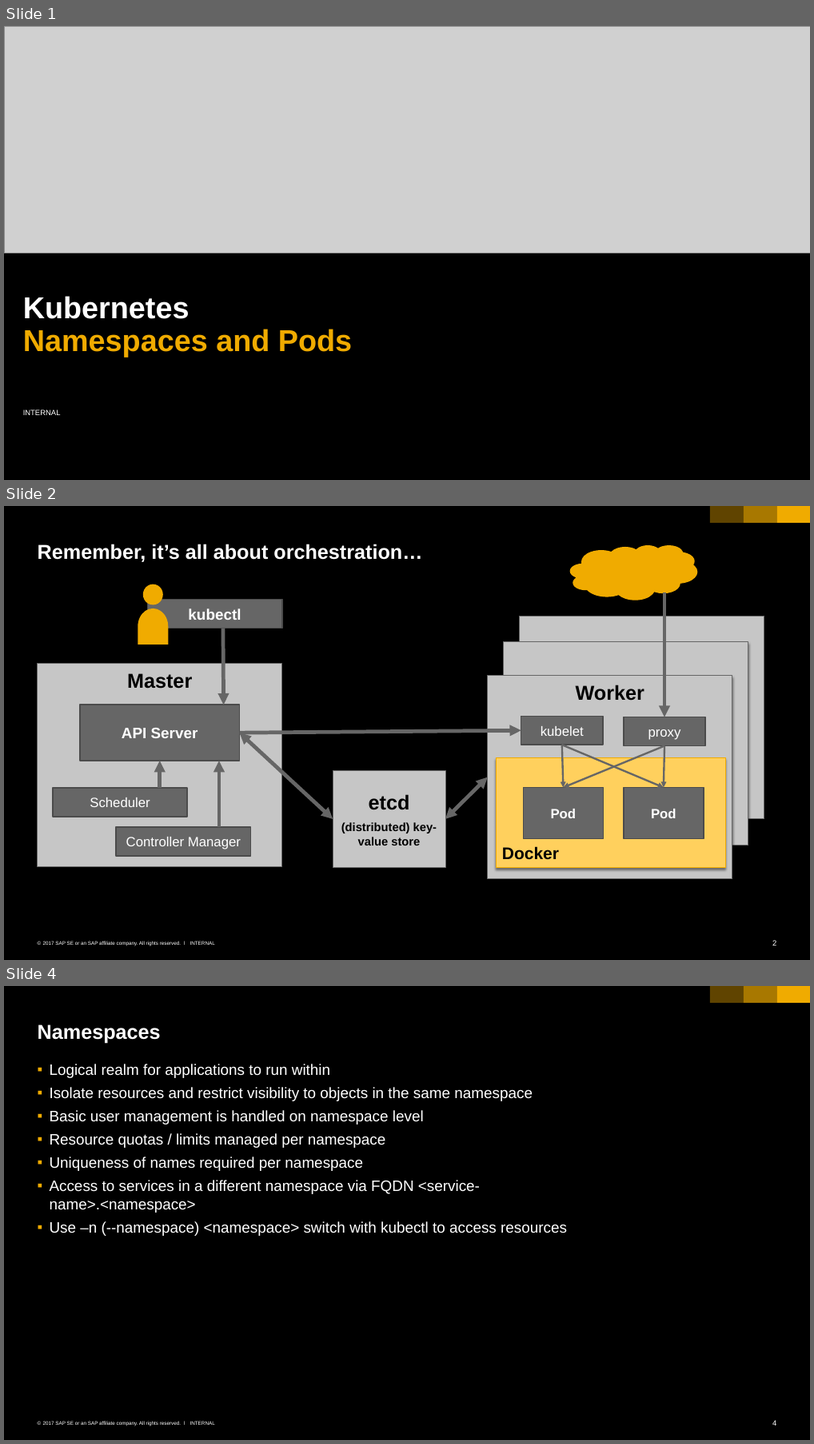
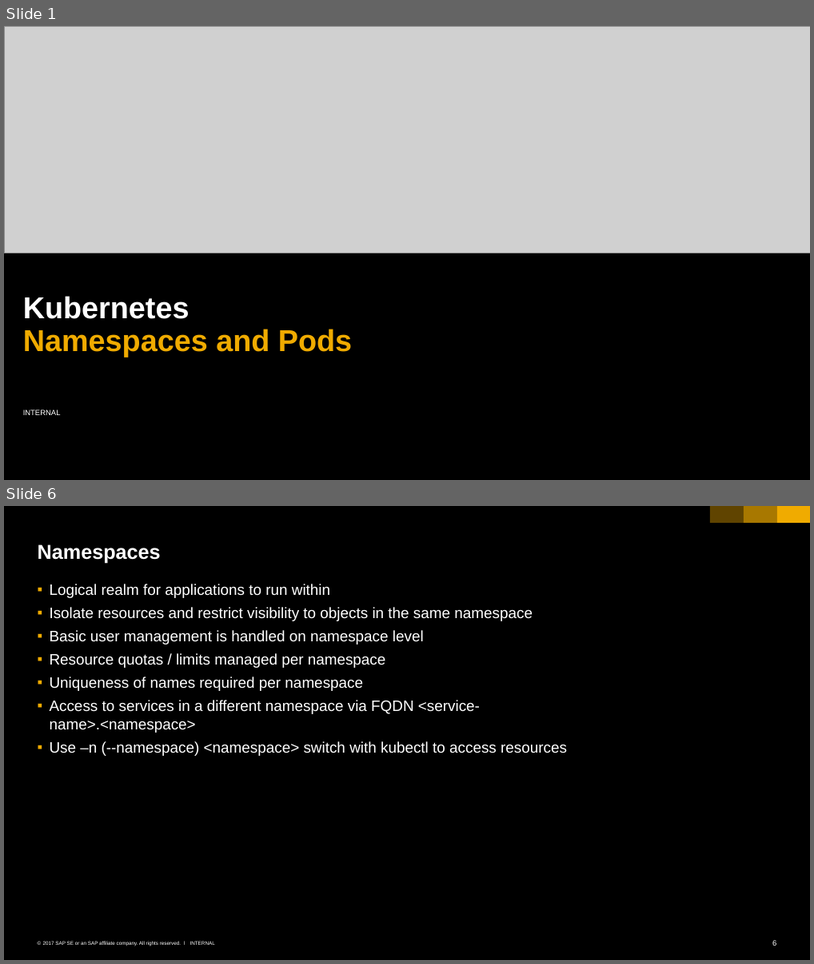
Before and after one commit to cuijiyao01/docker-k8s-training, a slide deck: kubernetes/02_namespaces_pods.pptx. Shown one above the other, each under a label of ours: slides 1, 2 and 4 before the commit, slides 1 and 6 after it; the slides between them are not shown. The pictures are 814x1444 and 814x964 pixels, drawn with LibreOffice and Linux fonts; fonts in the diff are those of the drawing; grey boxes stand for pictures; background and template pictures are left out. Boxes give left, top, right and bottom in pixels: in the first picture for what was removed or moved away, otherwise in the second. Text is boxed around its words. In the diff, an @@ line names an element or a change of style, - is before the commit and + after.

```diff
--- a/kubernetes/02_namespaces_pods.pptx
+++ b/kubernetes/02_namespaces_pods.pptx
@@ slide 2 removed at [4, 506, 810, 960], background #000000; not listed: 6 template elements that a slide beside it also shows @@
@@ title removed at [38, 544, 422, 562] @@
-Remember, it’s all about orchestration…
@@ cloud removed at [570, 545, 698, 600] @@
@@ ellipse removed at [143, 584, 163, 604] @@
@@ rectangle removed at [147, 599, 282, 628] @@
-kubectl
@@ arrow removed from (665, 592) to (665, 717) @@
@@ flow chart delay removed at [138, 608, 169, 644] @@
@@ rectangle removed at [520, 616, 765, 819] @@
@@ arrow removed from (223, 628) to (223, 704) @@
@@ rectangle removed at [503, 642, 748, 845] @@
@@ rectangle removed at [38, 663, 282, 866] @@
-Master
@@ rectangle removed at [487, 676, 733, 878] @@
-Worker
@@ rectangle removed at [80, 704, 240, 760] @@
-API Server
@@ rectangle removed at [522, 716, 603, 744] @@
-kubelet
@@ rectangle removed at [624, 717, 706, 745] @@
-proxy
@@ double arrow removed from (240, 732) to (333, 819) @@
@@ arrow removed from (240, 732) to (522, 730) @@
@@ arrow removed from (562, 744) to (563, 787) @@
@@ arrow removed from (562, 744) to (663, 787) @@
@@ arrow removed from (665, 745) to (563, 787) @@
@@ arrow removed from (665, 745) to (663, 787) @@
@@ arrow removed from (160, 787) to (160, 760) @@
@@ arrow removed from (219, 827) to (219, 760) @@
@@ rectangle removed at [496, 757, 725, 867] @@
-Docker
@@ rectangle removed at [53, 787, 188, 816] @@
-Scheduler
@@ rectangle removed at [333, 770, 446, 867] @@
-etcd
-(distributed) key-value store
@@ double arrow removed from (446, 819) to (487, 777) @@
@@ rectangle removed at [523, 787, 603, 839] @@
-Pod
@@ rectangle removed at [624, 787, 703, 839] @@
-Pod
@@ rectangle removed at [117, 827, 251, 856] @@
-Controller Manager
@@ what was slide 4 is now slide 6 @@
@@ page number at [773, 940, 777, 945]: text changed @@
-4
+6
```
Also in this commit, not shown: 3 slides changed.
